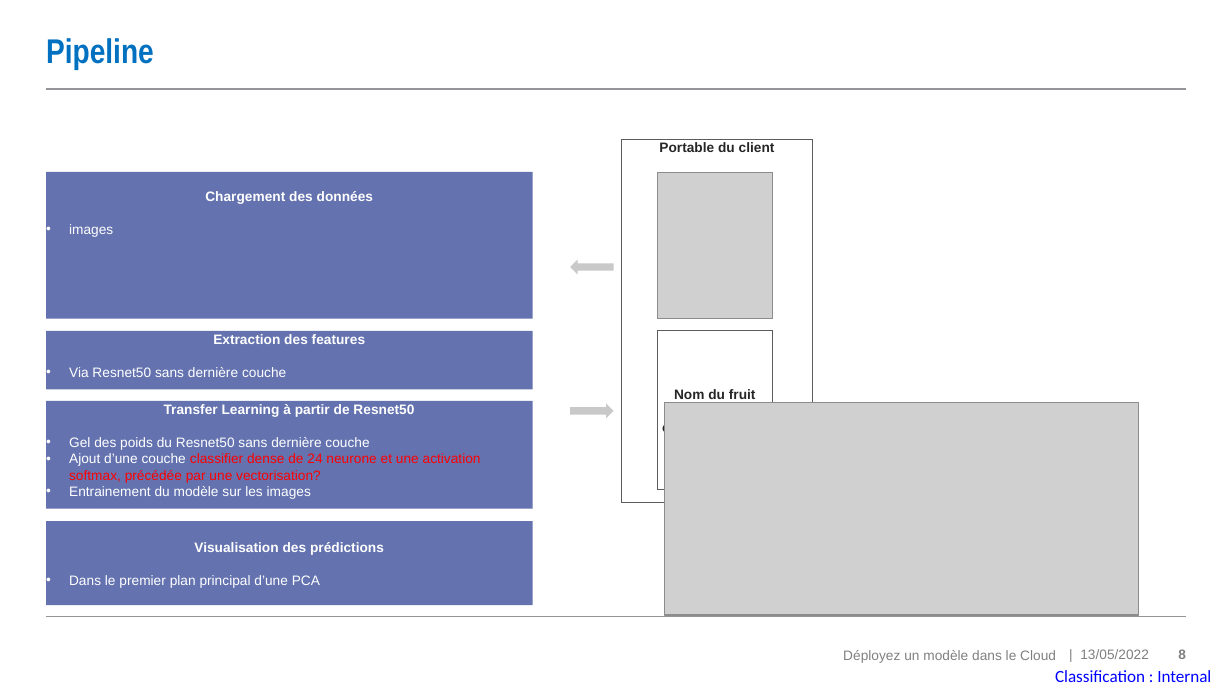
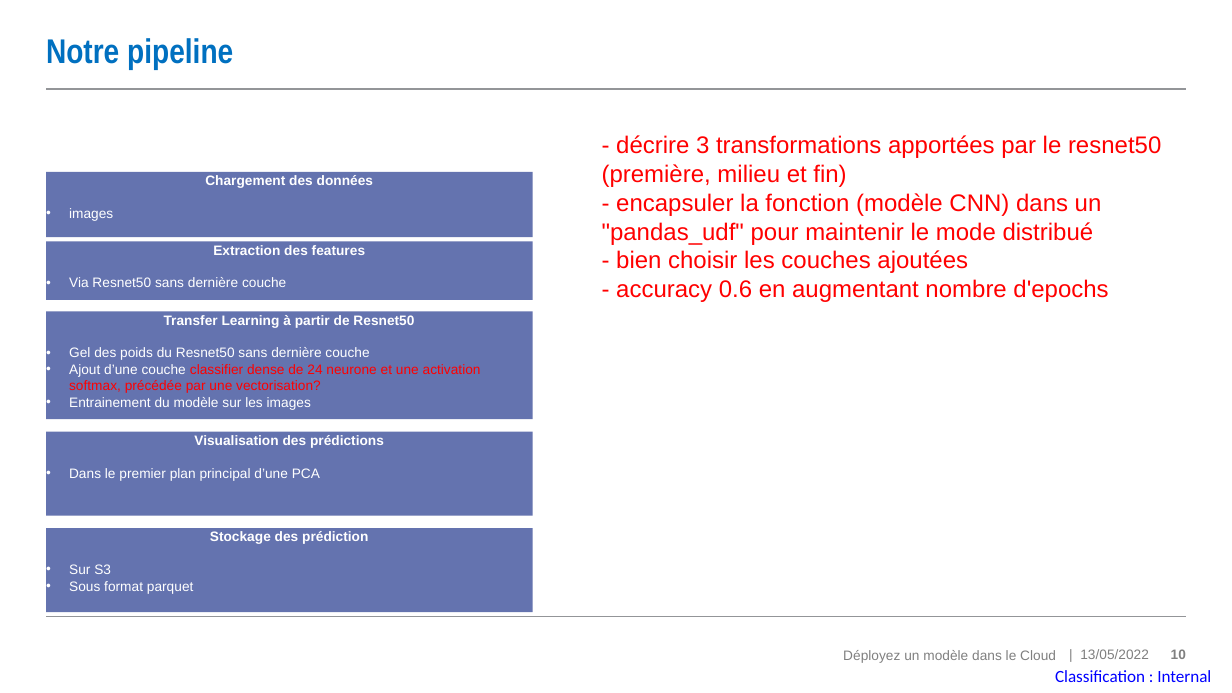
Before and after one commit to MadesLaurence/OpenClassrooms-Fruits-Project-8-, a slide deck: slide 10 of P8_10_support.pptx (slide 8 before the commit). Drawn at 1232x693 pixels with LibreOffice and Linux fonts; fonts in the diff are those of the drawing; grey boxes stand for pictures. Boxes give left, top, right and bottom in pixels: in the first picture for what was removed or moved away, otherwise in the second. Text is boxed around its words. In the diff, an @@ line names an element or a change of style, - is before the commit and + after.

```diff
--- a/P8_10_support.pptx
+++ b/P8_10_support.pptx
@@ title at <box>46,38,233,69</box>: text changed @@
-Pipeline
+Notre pipeline
@@ text added at <box>602,135,1161,302</box>, 14 pt, text #FF0000 @@
+- décrire 3 transformations apportées par le resnet50 (première, milieu et fin)
+- encapsuler la fonction (modèle CNN) dans un "pandas_udf" pour maintenir le mode distribué
+- bien choisir les couches ajoutées
+- accuracy 0.6 en augmentant nombre d'epochs
@@ rectangle removed at <box>622,139,813,503</box> @@
-Portable du client
@@ rectangle "Chargement des données": place and size @@
-rectangle "Chargement des données" at <box>46,171,532,318</box>
+rectangle "Chargement des données" at <box>46,171,532,237</box>
@@ rectangle "Chargement des données" at <box>46,171,532,237</box>: vertical alignment middle to top @@
@@ picture removed at <box>657,172,772,319</box> @@
@@ right arrow removed at <box>570,260,614,275</box> @@
@@ rectangle removed at <box>657,331,772,490</box> @@
-Nom du fruit
-et ses
-caractéristiques
@@ right arrow removed at <box>570,404,614,419</box> @@
@@ picture removed at <box>664,402,1138,615</box> @@
@@ rectangle "Visualisation des prédictions" at <box>46,431,532,515</box>: vertical alignment middle to top @@
@@ 3 rectangles: place and size @@
-3 rectangles at <box>46,331,532,605</box>
+3 rectangles at <box>46,241,532,515</box>
@@ rectangle added at <box>46,529,532,612</box>, fill #6473AF, 8 pt, text #FFFFFF @@
+Stockage des prédiction
+• Sur S3
+• Sous format parquet
@@ page number at <box>1171,649,1186,659</box>: text changed @@
-8
+10
```
Also in this commit, not shown: 6 other slides changed, 3 slides added, 3 slides removed, 1 other file.
